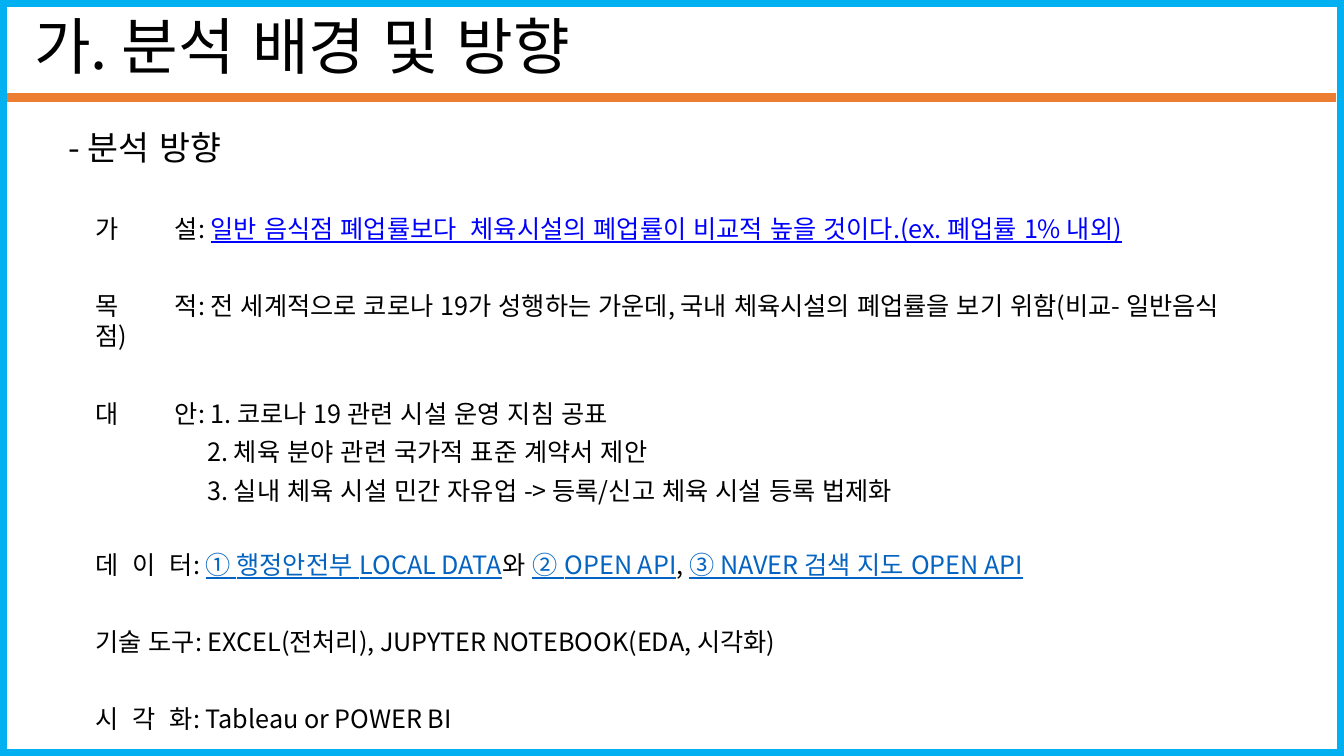
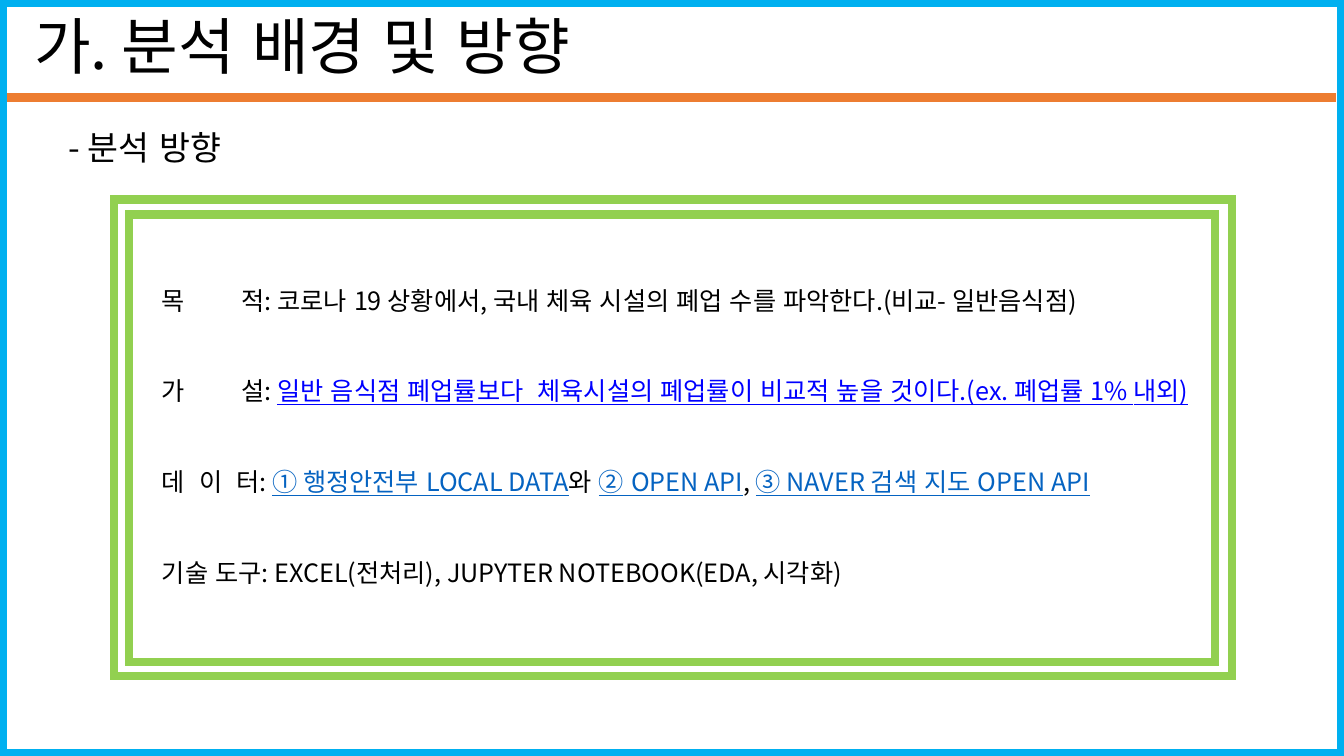
Before and after one commit to seungjae1162/SportsData, a slide deck: slide 6 of standard_in_2020-12-31/코로나19에따른 스포츠시설 폐업 수(20201228_20210103).pptx. Drawn at 1344x756 pixels with LibreOffice and Linux fonts; fonts in the diff are those of the drawing. Boxes give left, top, right and bottom in pixels: in the first picture for what was removed or moved away, otherwise in the second. Text is boxed around its words. In the diff, an @@ line names an element or a change of style, - is before the commit and + after.

```diff
--- a/standard_in_2020-12-31/코로나19에따른 스포츠시설 폐업 수(20201228_20210103).pptx
+++ b/standard_in_2020-12-31/코로나19에따른 스포츠시설 폐업 수(20201228_20210103).pptx
@@ rectangle added at (114, 200, 1232, 677), outline #92D050 6 pt @@
@@ rectangle added at (129, 215, 1215, 662), outline #92D050 6 pt @@
@@ text at (95, 294, 1219, 505): paragraphs removed @@
-목 적: 전 세계적으로 코로나 19가 성행하는 가운데, 국내 체육시설의 폐업률을 보기 위함(비교- 일반음식점)
-대 안: 1. 코로나 19 관련 시설 운영 지침 공표
-2. 체육 분야 관련 국가적 표준 계약서 제안
-3. 실내 체육 시설 민간 자유업 -> 등록/신고 체육 시설 등록 법제화
@@ text "목 적: 코로나 19 상황에서, ...": place and size @@
-text "목 적: 코로나 19 상황에서, ..." at (95, 217, 1219, 730)
+text "목 적: 코로나 19 상황에서, ..." at (162, 289, 1189, 587)
@@ text at (162, 289, 1076, 315): paragraph added @@
+목 적: 코로나 19 상황에서, 국내 체육 시설의 폐업 수를 파악한다.(비교- 일반음식점)
@@ text at (95, 707, 452, 730): paragraph removed @@
-시 각 화: Tableau or POWER BI
```
Also in this commit, not shown: 4 other slides changed, 1 slide added, 3 slides removed.
